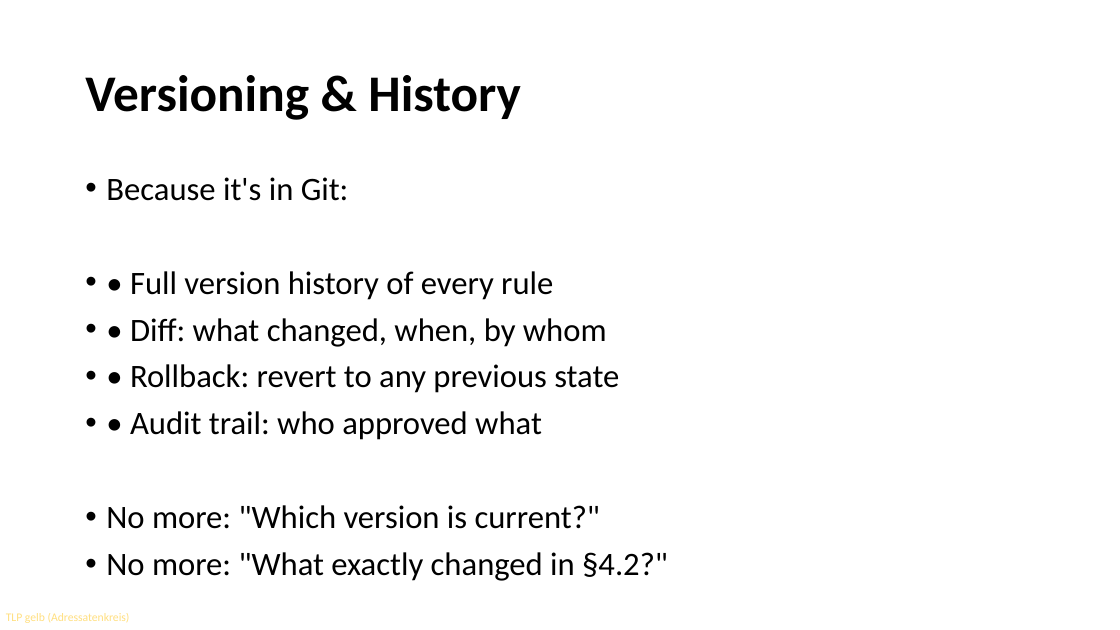
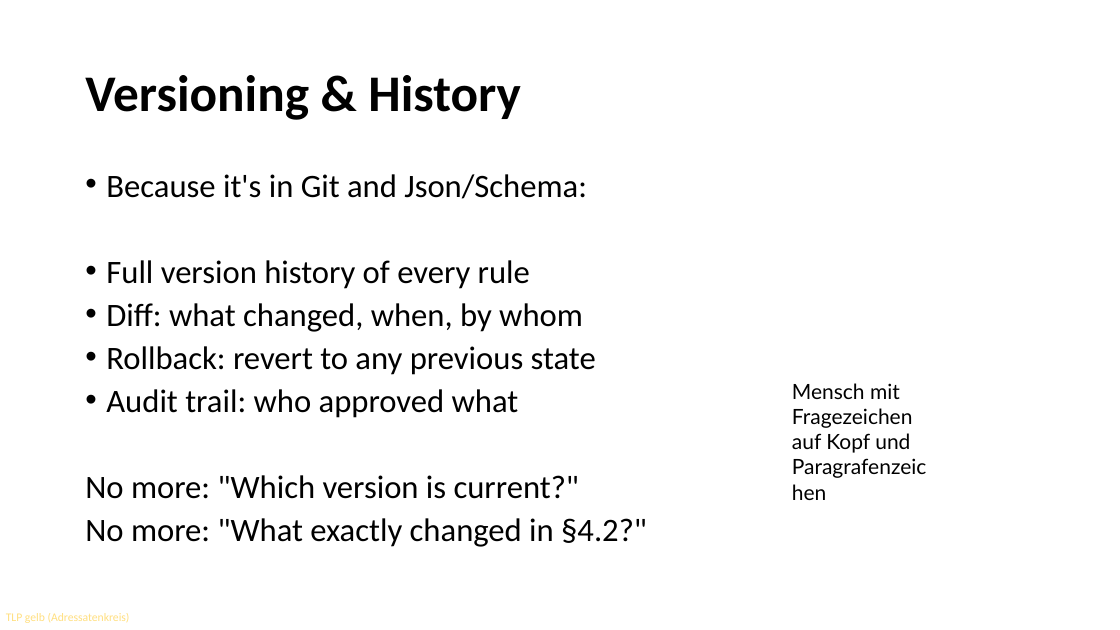
Before and after one commit to OpenRail-Playground/A38, a slide deck: slide 6 of whomakestherules/A38_H4R2026_Ch7.pptx. Drawn at 1120x630 pixels with LibreOffice and Linux fonts; fonts in the diff are those of the drawing; background and template pictures are left out. Boxes give left, top, right and bottom in pixels: in the first picture for what was removed or moved away, otherwise in the second. Text is boxed around its words. In the diff, an @@ line names an element or a change of style, - is before the commit and + after.

```diff
--- a/whomakestherules/A38_H4R2026_Ch7.pptx
+++ b/whomakestherules/A38_H4R2026_Ch7.pptx
@@ text at <box>106,174,596,418</box>: text changed @@
-• Because it's in Git:
-• • Full version history of every rule
-• • Diff: what changed, when, by whom
-• • Rollback: revert to any previous state
-• • Audit trail: who approved what
+• Because it's in Git and Json/Schema:
+• Full version history of every rule
+• Diff: what changed, when, by whom
+• Rollback: revert to any previous state
+• Audit trail: who approved what
@@ text added at <box>792,383,913,453</box>, 18 pt, text #000000 @@
+Mensch mit Fragezeichen auf Kopf und Paragrafenzeichen
@@ text at <box>85,475,647,547</box>: bullet • to none; line spacing 0.9 to 0.8 @@
```
Also in this commit, not shown: 6 other slides changed.
